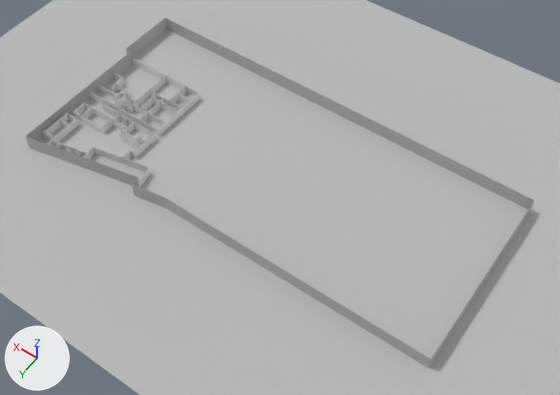
What one commit did to the Blender file Modelos/BUA_Edificio.blend.
Rendered twice from a 50 mm lens placed at (-82.6, 108.3, 167.5), pointed at (-4.8, -0.6, -3.6). The axes (+X, +Y, +Z) are drawn at lower left. The lights are the same throughout.

In view in the first picture: 'PB', 'Plano', 'Walls'.
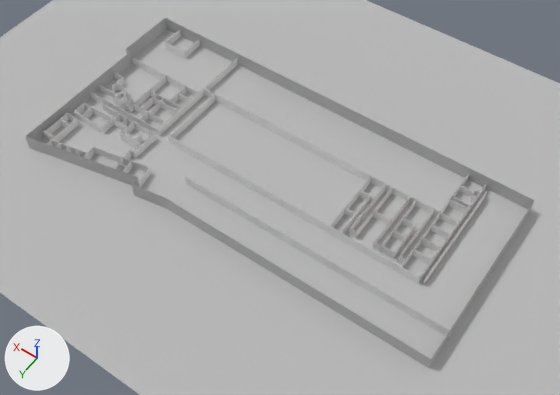
Pixel boxes (x1, y1, x2, y2) of what changed, in the pictures (560 x 395 px; the box of a moved part takes in the faces that stretch with it):
```json
{"object": "Predes Mediateca y Aulas Informática.001", "change": "added", "after": [169, 88, 487, 337], "faces in mat_wall2_inside (white #e7e7e7)": [169, 89, 487, 337], "faces in mat_wall2_cuts (grey #bcbcbc)": [169, 88, 487, 332]}
{"object": "Walls", "change": "reshaped, moved", "before": [41, 57, 200, 187], "after": [41, 30, 238, 187], "on screen": "24% wider, 21% taller"}
{"part": 1, "of": "me_wall_018", "change": "added", "after": [199, 58, 238, 98]}
{"part": 2, "of": "me_wall_018", "change": "added", "after": [185, 39, 200, 58]}
{"part": 3, "of": "me_wall_018", "change": "added", "after": [165, 30, 181, 44]}
{"part": 4, "of": "me_wall_018", "change": "moved or reshaped", "before": [44, 131, 54, 140], "after": [165, 42, 185, 58]}
{"part": 5, "of": "me_wall_018", "change": "added", "after": [114, 158, 133, 173]}
```

Edits to the scene script, one JSON object a line:
```json
{"block": "me_wall_018", "where": "# used by ob_walls; parent = ob_reference; location = (15.76, 18.99, 0.0)"}
{"op": "remove", "block": "me_wall_018", "code": "me_wall_018.from_pydata(...)  # 264 vertices, 172 faces; spans x -15.8..20.0, y -19.0..23.8, z 0.0..2.9"}
{"op": "add", "block": "me_wall_018", "code": "me_wall_018.from_pydata(...)  # 420 vertices, 288 faces; spans x -26.0..9.8, y -37.5..24.1, z 0.0..2.9"}
{"block": "me_wall_018", "change": "me_wall_018 part 1: the loose piece of 8 vertices spanning x 2.9..3.1, y -11.1..-9.4, z 0.0..2.7 is copied, and the copy is scaled about its middle by (1, 10.9, 1), then moved by (-20.3, -17.8, 0.0); it spans x -17.5..-17.2, y -37.5..-18.6, z 0.0..2.7"}
{"block": "me_wall_018", "change": "me_wall_018 part 2: the loose piece of 8 vertices spanning x 2.9..3.1, y -11.1..-9.4, z 0.0..2.7 is copied, and the copy is scaled about its middle by (1, 4.2, 1), then moved by (-5.0, -23.6, 0.0); it spans x -2.2..-1.9, y -37.5..-30.2, z 0.0..2.7"}
{"block": "me_wall_018", "change": "me_wall_018 part 3: the loose piece of 8 vertices spanning x 2.9..3.1, y -11.1..-9.4, z 0.0..2.7 is copied, and the copy is scaled about its middle by (1, 4.2, 1), then moved by (3.0, -23.6, 0.0); it spans x 5.8..6.1, y -37.5..-30.2, z 0.0..2.7"}
{"block": "me_wall_018", "change": "me_wall_018 part 4: the loose piece of 8 vertices spanning x 15.0..18.9, y 19.2..19.5, z 0.2..2.9 is scaled about its middle by (-2.11, -0.986, 1), then moved by (-15.0, -49.6, -0.2)"}
{"block": "me_wall_018", "change": "me_wall_018 part 5: 16 vertices added at x -20.3..-16.2, y 13.4..19.7, z 0.0..2.7"}
{"op": "add", "block": "me_wall_000", "code": ["me_wall_000 = bpy.data.meshes.new('Wall.000')", "me_wall_000.from_pydata(...)  # 264 vertices, 135 faces; spans x -117.1..-17.4, y -37.4..9.1, z 0.0..2.7", "me_wall_000.polygons.foreach_set('use_smooth', [True] * 135)", "# faces by material slot: [36, 33, 66]", "me_wall_000.materials.append(mat_wall2_inside)  # white #e7e7e7", "me_wall_000.materials.append(mat_wall2_outside)  # white #e7e7e7", "me_wall_000.materials.append(mat_wall2_cuts)  # grey #bcbcbc"]}
{"op": "remove", "block": "ob_walls", "code": "ob_walls.parent = ob_reference"}
{"op": "set", "path": "ob_walls.location", "old": "(15.76, 18.99, 0.0)", "new": "(52.82, 3.537, 0.0)"}
{"op": "add", "block": "ob_predes_mediateca_y_aulas_informática_001", "code": ["ob_predes_mediateca_y_aulas_informática_001 = bpy.data.objects.new('Predes Mediateca y Aulas Informática.001', me_wall_000)", "ob_predes_mediateca_y_aulas_informática_001.location = (52.8, 3.5, 0.0)"]}
```
